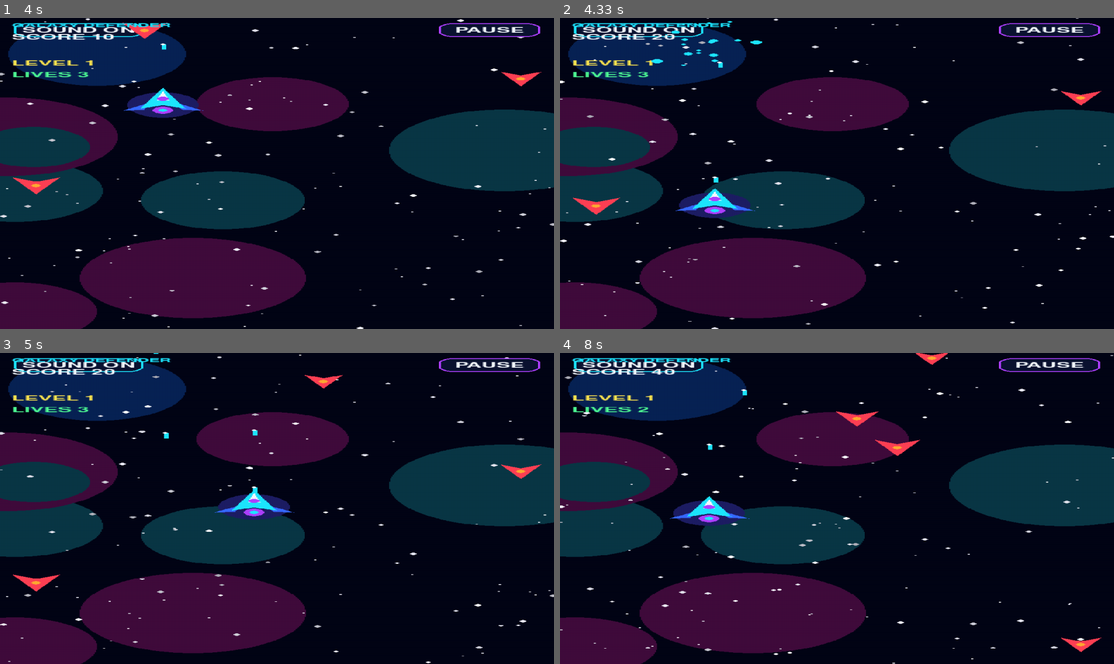
Above: before the commit, frames 1-4 (two rows, left to right).
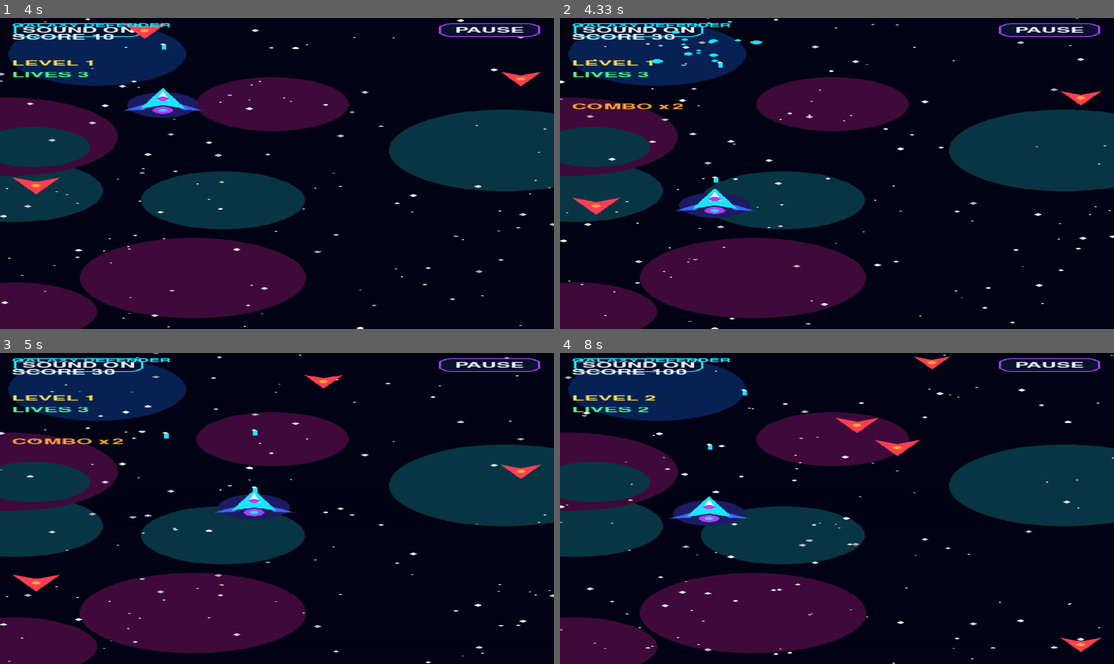
Above: after the commit, the same moments.

Repository: chaabiyoussef66-debug/galaxy-defender
Game: pygame game, started from main.py
Same seed, same stepped clock (60 frames per second), same inputs: the game is played once before the commit and once after it.
Inputs (mouse positions are in pixels of both pictures, inside the frame that each line leads up to):
- Up to frame 1 (4 s): tap Enter at 0.33 s; press the mouse at (343, 201) at 0.7 s; move the mouse to (238, 129) at 0.8 s; release the mouse at (132, 58) at 0.93 s; click (144, 111) at 1.05 s; click (260, 120) at 1.38 s; click (387, 148) at 1.72 s; click (476, 148) at 2.05 s; press the mouse at (476, 148) at 2.37 s; move the mouse to (387, 154) at 2.47 s; release the mouse at (299, 161) at 2.6 s; click (121, 207) at 2.72 s; click (155, 148) at 3.05 s; click (188, 70) at 3.38 s; click (144, 92) at 3.72 s
- Up to frame 2 (4.33 s): click (709, 279) at 4.05 s
- Up to frame 3 (5 s): click (171, 586) at 4.38 s; click (326, 455) at 4.72 s
- Up to frame 4 (8 s): click (864, 421) at 5.05 s; click (632, 604) at 5.38 s; click (659, 517) at 5.72 s; click (1003, 595) at 6.05 s; click (659, 539) at 6.38 s; click (659, 567) at 6.72 s; click (731, 393) at 7.05 s; click (764, 545) at 7.38 s; click (681, 508) at 7.72 s

Frame 1 is identical in both runs. In frame 2, 0.3% of the frame differs, in the area x 2-23%, y 5-30%; in frame 3, 0.3%; in frame 4, 0.6%, in the area x 15-71%, y 0-26%.

Commit message:
Add combo score multiplier to portrait test

Diff:
--- a/main.py
+++ b/main.py
@@ -260,7 +260,7 @@
 def reset_game():
     global px, py, bullets, enemies, drops, particles, enemy_bullets
     global score, lives, level, boss, spawn_timer, shot_timer
-    global shield_timer, weapon_timer, boss_done, shake
+    global shield_timer, weapon_timer, boss_done, shake, combo_count, combo_timer
 
     px, py = W / 2, H - 140
     bullets, enemies, drops, particles, enemy_bullets = [], [], [], [], []
@@ -268,6 +268,7 @@
     boss = None
     spawn_timer = shot_timer = 0
     shield_timer = weapon_timer = 0
+    combo_count = combo_timer = 0
     boss_done = 0
     shake = 0
 
@@ -421,6 +422,9 @@
         spawn_timer += dt
         shield_timer = max(0, shield_timer - dt)
         weapon_timer = max(0, weapon_timer - dt)
+        combo_timer = max(0, combo_timer - dt)
+        if combo_timer == 0:
+            combo_count = 0
         shake = max(0, shake - dt)
 
         level = score // 100 + 1
@@ -497,7 +501,9 @@
 
             if hit:
                 enemies.remove(e)
-                score += 10
+                combo_count = min(5, combo_count + 1) if combo_timer > 0 else 1
+                combo_timer = 2200
+                score += 10 * combo_count
                 explosion(ex, ey, random.choice([ORANGE, CYAN, PURPLE]))
                 play_sound(hit_sound)
 
@@ -510,12 +516,14 @@
 
             if ey > H + 25:
                 enemies.remove(e)
+                combo_count = combo_timer = 0
                 lives -= 1
                 shake = 150
                 continue
 
             if math.hypot(ex - px, ey - py) < radius + 18:
                 enemies.remove(e)
+                combo_count = combo_timer = 0
                 if shield_timer <= 0:
                     lives -= 1
                     shake = 220
@@ -582,6 +590,7 @@
             elif math.hypot(b[0] - px, b[1] - py) < 22:
                 enemy_bullets.remove(b)
                 if shield_timer <= 0:
+                    combo_count = combo_timer = 0
                     lives -= 1
                     shake = 180
                     play_sound(hit_sound)
@@ -620,6 +629,8 @@
             text("SHIELD", small, CYAN, 10, 157)
         if weapon_timer > 0:
             text("POWER WEAPON", small, YELLOW, 10, 181)
+        if combo_count > 1:
+            text("COMBO x" + str(combo_count), font, ORANGE, 10, 207)
 
         # Shake flash
         if shake > 0:
